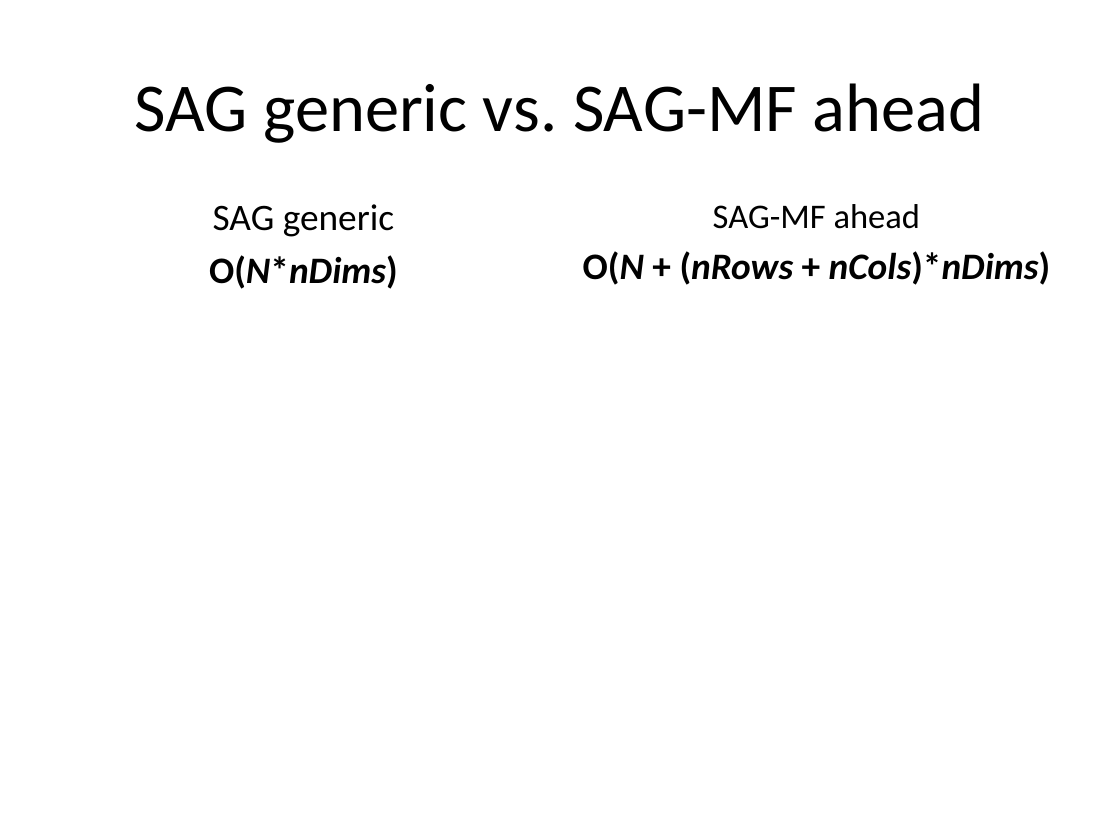
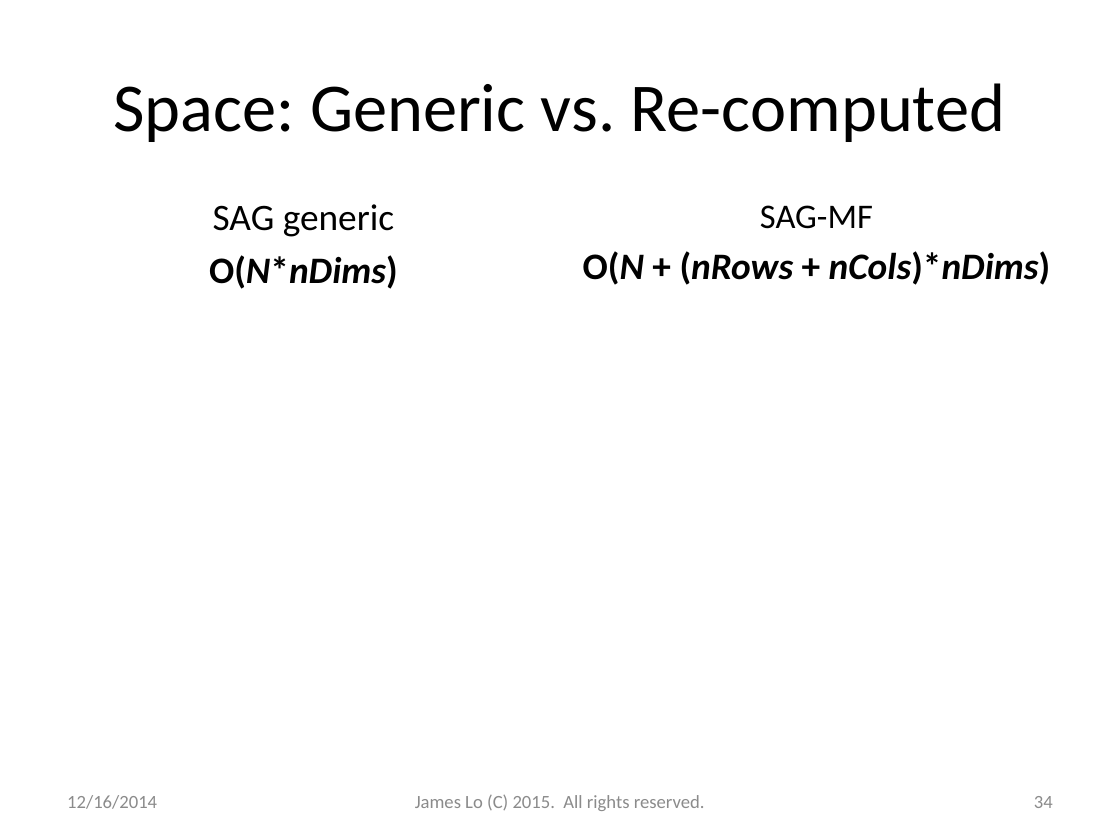
Before and after one commit to jamestklo/MatrixFactorizationMatlab, a slide deck: slide 34 of cs534L-SAGmf.pptx (slide 31 before the commit). Drawn at 1120x840 pixels with LibreOffice and Linux fonts; fonts in the diff are those of the drawing; grey boxes stand for pictures. Boxes give left, top, right and bottom in pixels: in the first picture for what was removed or moved away, otherwise in the second. Text is boxed around its words. In the diff, an @@ line names an element or a change of style, - is before the commit and + after.

```diff
--- a/cs534L-SAGmf.pptx
+++ b/cs534L-SAGmf.pptx
@@ title at <box>113,83,1005,142</box>: text changed @@
-SAG generic vs. SAG-MF ahead
+Space: Generic vs. Re-computed
@@ text at <box>760,205,873,229</box>: text changed @@
-SAG-MF ahead
+SAG-MF
@@ text added at <box>67,795,157,809</box>, 12 pt, text #8C8C8C @@
+12/16/2014
@@ text added at <box>415,795,705,811</box>, 12 pt, text #8C8C8C @@
+James Lo (C) 2015. All rights reserved.
@@ page number added at <box>1034,796,1053,808</box>, 12 pt, text #8C8C8C @@
+34
```
Also in this commit, not shown: 45 other slides changed, 12 slides added, 8 slides removed, 1 other file.
